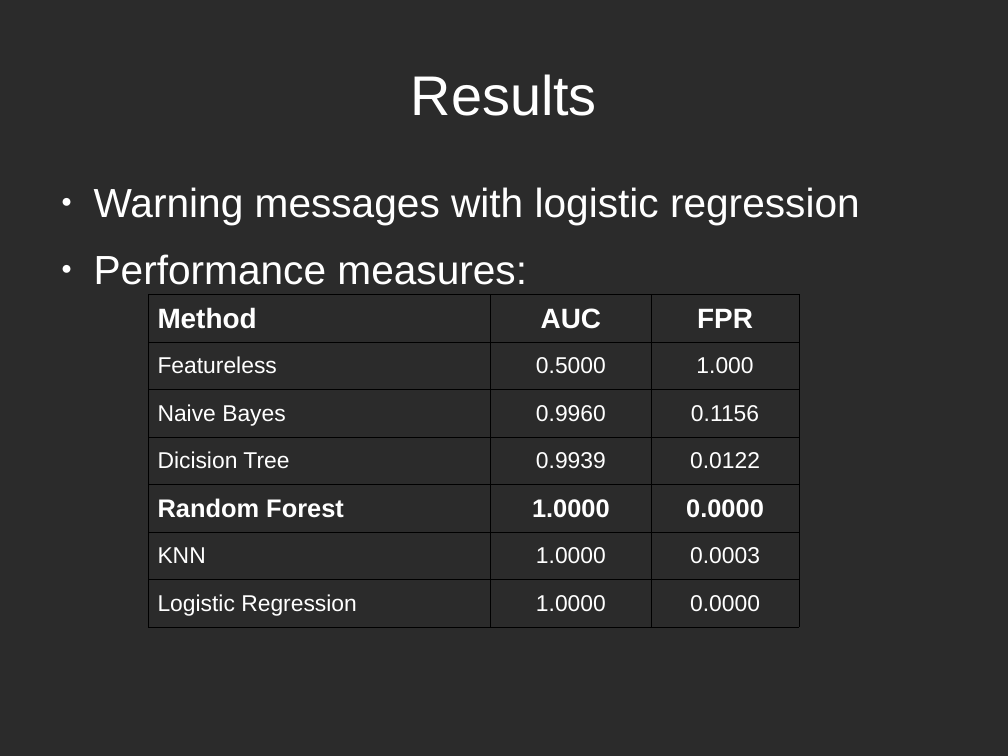
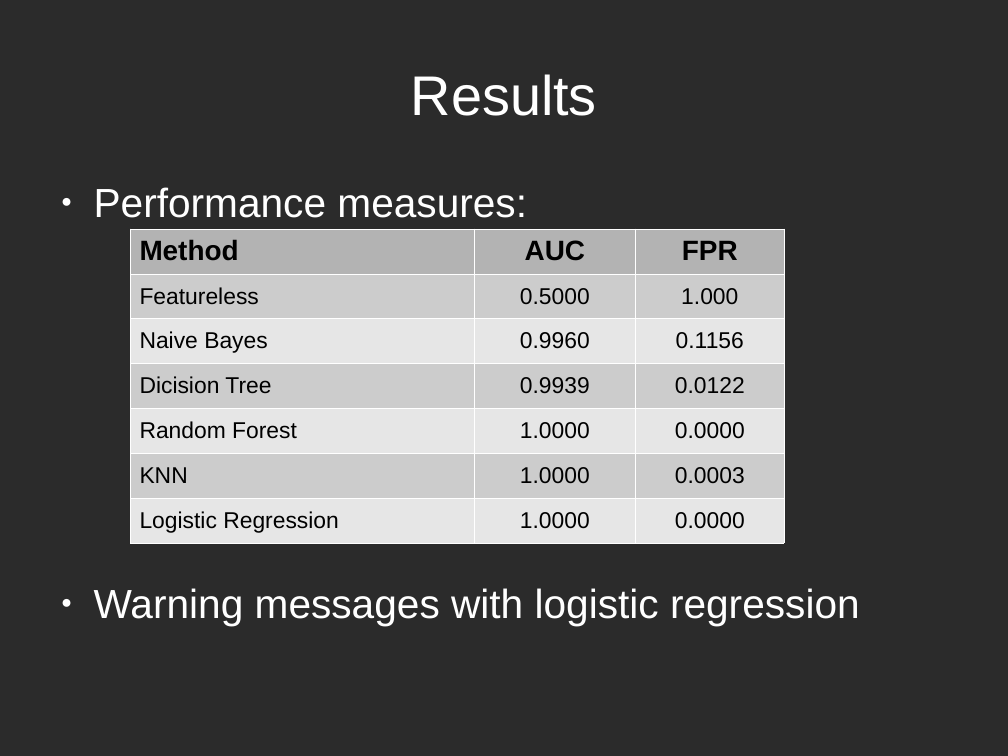
Before and after one commit to Felix-Langer/I2ML_mushrooms, a slide deck: slide 13 of Video/Video_presentation.odp. Drawn at 1008x756 pixels with LibreOffice and Linux fonts; fonts in the diff are those of the drawing; background and template pictures are left out; a plain dark background stands for a picture behind light text. Boxes give left, top, right and bottom in pixels: in the first picture for what was removed or moved away, otherwise in the second. Text is boxed around its words. In the diff, an @@ line names an element or a change of style, - is before the commit and + after.

```diff
--- a/Video/Video_presentation.odp
+++ b/Video/Video_presentation.odp
@@ text at <box>94,187,527,218</box>: paragraph added @@
+● Performance measures:
@@ table at <box>131,229,785,542</box> @@
@@ fill none to #B3B3B3 in row 1 @@
@@ fill none to #CCCCCC in 9 cells @@
@@ fill none to #E6E6E6 in 9 cells @@
@@ text colour #FFFFFF to #000000 @@
@@ size 20 to 18 pt, bold off in "Random Forest", "1.0000", "0.0000" @@
@@ borders changed @@
@@ table: place and size @@
-table at <box>148,295,799,627</box>
+table at <box>131,229,785,542</box>
@@ text at <box>94,254,527,285</box>: paragraph removed @@
-● Performance measures:
```
Also in this commit, not shown: 3 other slides changed, 3 slides added, 3 slides removed, 2 other files.
